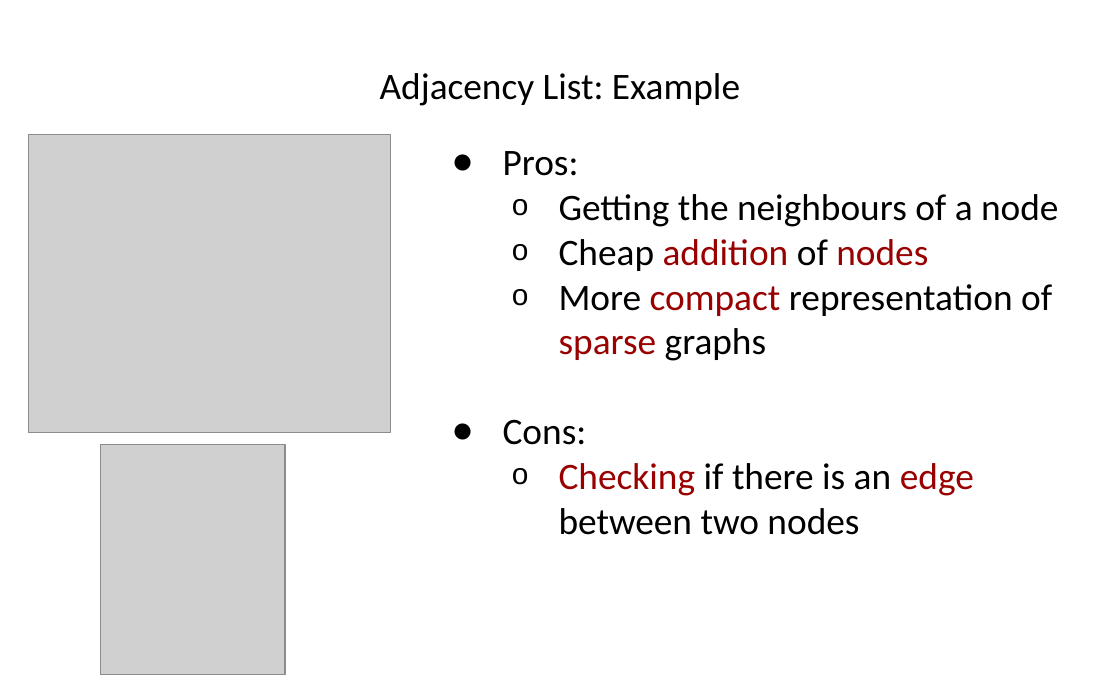
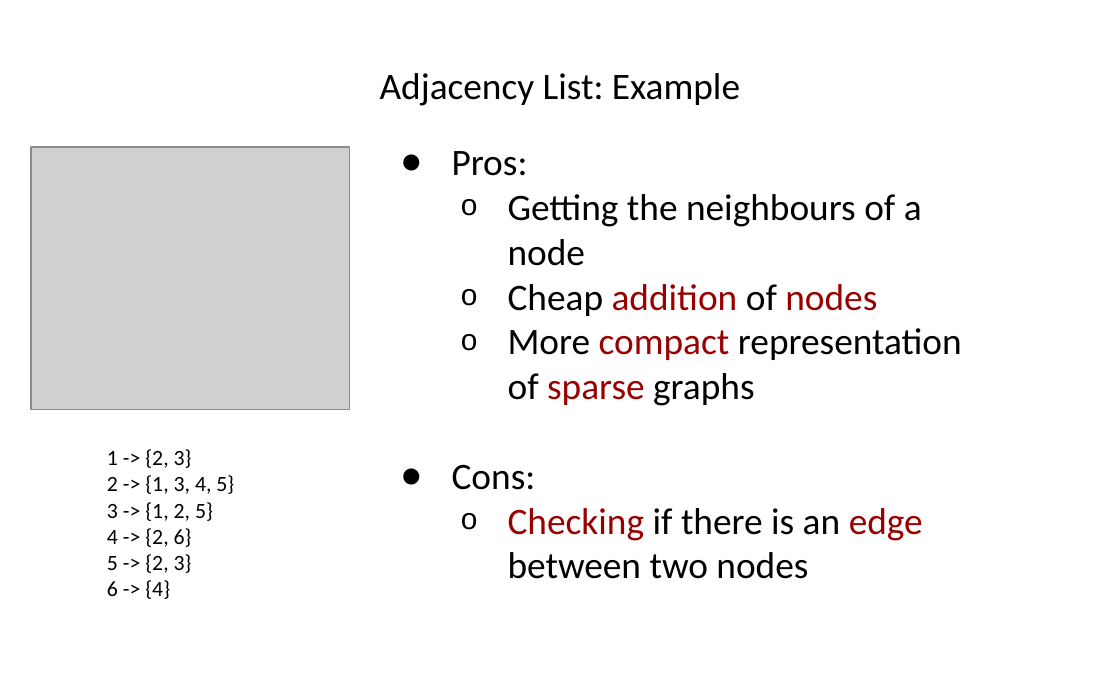
Before and after one commit to hogeschool/INFDEV026B, a slide deck: slide 18 of 2018-2019/build/Lecture 5.pptx (slide 16 before the commit). Drawn at 1120x700 pixels with LibreOffice and Linux fonts; fonts in the diff are those of the drawing; grey boxes stand for pictures. Boxes give left, top, right and bottom in pixels: in the first picture for what was removed or moved away, otherwise in the second. Text is boxed around its words. In the diff, an @@ line names an element or a change of style, - is before the commit and + after.

```diff
--- a/2018-2019/build/Lecture 5.pptx
+++ b/2018-2019/build/Lecture 5.pptx
@@ picture: place and size @@
-picture at box(29, 134, 391, 432)
+picture at box(31, 147, 351, 409)
@@ text "Pros:" rewrapped from box(503, 151, 1058, 535) to box(452, 151, 962, 579) @@
@@ picture removed at box(101, 445, 286, 675) @@
@@ text added at box(107, 449, 234, 599), 14 pt, text #000000 @@
+1 -> {2, 3}
+2 -> {1, 3, 4, 5}
+3 -> {1, 2, 5}
+4 -> {2, 6}
+5 -> {2, 3}
+6 -> {4}
```
Also in this commit, not shown: 24 other slides changed, 3 slides added, 1 slide removed.
